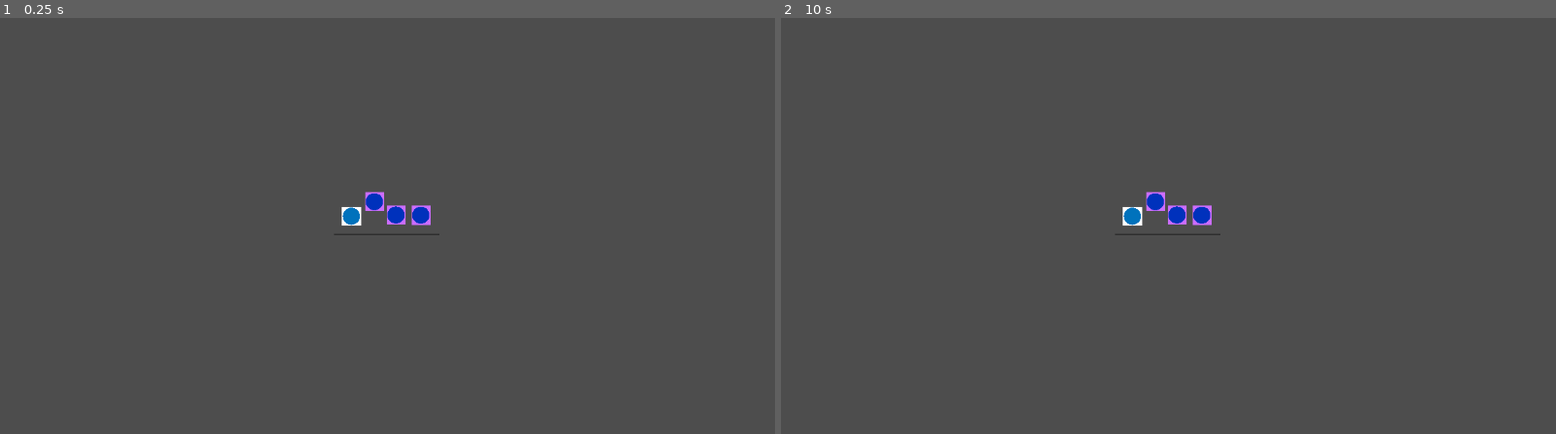
Above: before the commit, frames 1-2 (left to right).
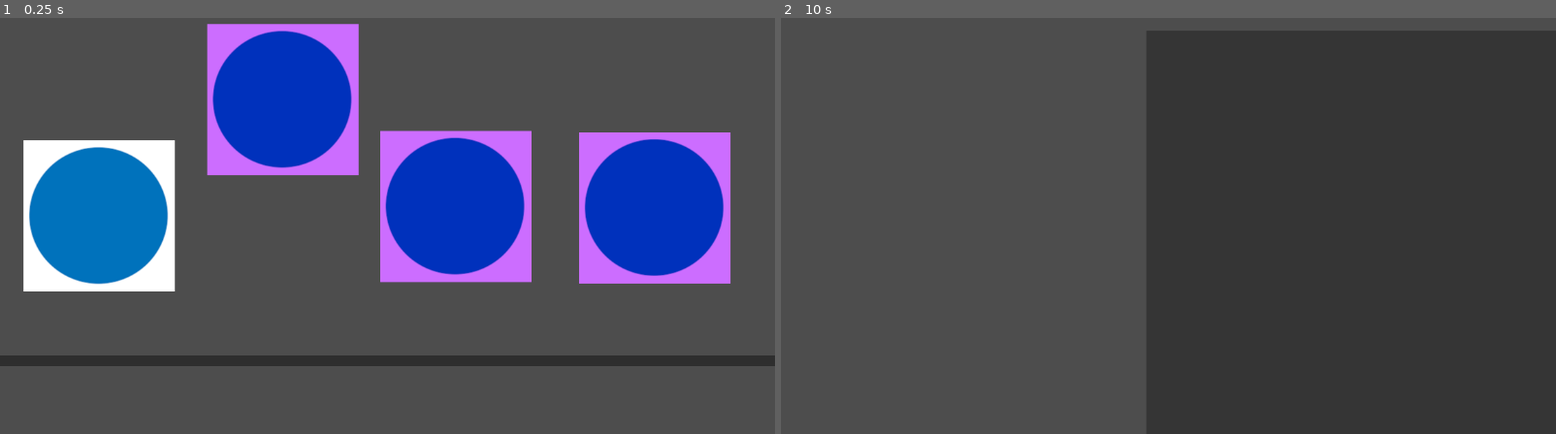
Above: after the commit, the same moments.

Repository: s-france/GGJ2024GoombaGame
Game: Godot game, scene res://scene2D.tscn
The game is run twice, just before and just after one commit, with the same random seed, the same clock (stepped at 60 frames per second) and the same inputs. This scene is started directly instead of the project's main scene.
Inputs:
- Up to frame 1 (0.25 s): no input
- Up to frame 2 (10 s): tap Enter at 0.5, 2, 3.5 s; tap Space at 1.25, 2.75, 4.25 s

The runs differ from the first frame. In frame 1, 31% of the frame differs, in the area x 0-100%, y 1-84%; in frame 2, 0.5%.

Commit message:
menu and p1 p2 wins scenes
-

Diff:
--- a/GoombaGame/Player.gd
+++ b/GoombaGame/Player.gd
@@ -43,7 +43,7 @@
 
 				col_amount += 1
 				if col_amount == 3:
-					get_tree().reload_current_scene()
+					get_tree().change_scene_to_file("res://p1wins.tscn")
 
 				KillPlayer(collision, collision.get_collider())
 
--- /dev/null
+++ b/GoombaGame/node_2d.tscn
@@ -0,0 +1,30 @@
+[gd_scene format=3 uid="uid://bko8pbgsb8pfv"]
+
+[node name="Node2D" type="Node2D"]
+
+[node name="ColorRect" type="ColorRect" parent="."]
+offset_left = 202.0
+offset_top = 102.0
+offset_right = 942.0
+offset_bottom = 496.0
+color = Color(0.156863, 0.156863, 0.156863, 1)
+
+[node name="Label" type="Label" parent="ColorRect"]
+layout_mode = 0
+offset_left = 263.0
+offset_top = 110.0
+offset_right = 435.0
+offset_bottom = 217.0
+text = "PLAYER 1 WINS!!!"
+
+[node name="OK" type="Button" parent="ColorRect"]
+layout_mode = 0
+offset_left = 248.0
+offset_top = 213.0
+offset_right = 404.0
+offset_bottom = 281.0
+text = "OK
+"
+
+[node name="Camera2D" type="Camera2D" parent="."]
+anchor_mode = 0
--- /dev/null
+++ b/GoombaGame/p1wins.gd
@@ -0,0 +1,10 @@
+extends Node2D
+
+
+# Called when the node enters the scene tree for the first time.
+func _ready():
+	$ColorRect/OK.grab_focus()
+
+
+func _on_ok_pressed():
+	get_tree().change_scene_to_file("res://menu.tscn")
--- /dev/null
+++ b/GoombaGame/p1wins.tscn
@@ -0,0 +1,36 @@
+[gd_scene load_steps=2 format=3 uid="uid://b8pqigqmm0djk"]
+
+[ext_resource type="Script" path="res://p1wins.gd" id="1_0gcwv"]
+
+[node name="p1wins" type="Node2D"]
+script = ExtResource("1_0gcwv")
+
+[node name="ColorRect" type="ColorRect" parent="."]
+offset_left = 202.0
+offset_top = 102.0
+offset_right = 942.0
+offset_bottom = 496.0
+color = Color(0.156863, 0.156863, 0.156863, 1)
+
+[node name="Label" type="Label" parent="ColorRect"]
+layout_mode = 0
+offset_left = 263.0
+offset_top = 110.0
+offset_right = 435.0
+offset_bottom = 217.0
+text = "PLAYER 1 WINS!!!"
+
+[node name="OK" type="Button" parent="ColorRect"]
+layout_mode = 0
+offset_left = 248.0
+offset_top = 213.0
+offset_right = 404.0
+offset_bottom = 281.0
+text = "OK
+"
+
+[node name="Camera2D" type="Camera2D" parent="."]
+anchor_mode = 0
+zoom = Vector2(3, 3)
+
+[connection signal="pressed" from="ColorRect/OK" to="." method="_on_ok_pressed"]
--- /dev/null
+++ b/GoombaGame/player2wins.gd
@@ -0,0 +1,10 @@
+extends Node2D
+
+
+# Called when the node enters the scene tree for the first time.
+func _ready():
+	$ColorRect/OK.grab_focus()
+
+
+func _on_ok_pressed():
+	get_tree().change_scene_to_file("res://menu.tscn")
--- /dev/null
+++ b/GoombaGame/player2wins.tscn
@@ -0,0 +1,37 @@
+[gd_scene load_steps=2 format=3 uid="uid://bbwypixploa7b"]
+
+[ext_resource type="Script" path="res://player2wins.gd" id="1_o4kw0"]
+
+[node name="Node2D" type="Node2D"]
+script = ExtResource("1_o4kw0")
+
+[node name="ColorRect" type="ColorRect" parent="."]
+offset_left = 181.0
+offset_top = 16.0
+offset_right = 942.0
+offset_bottom = 606.0
+color = Color(0.207843, 0.207843, 0.207843, 1)
+
+[node name="Label" type="Label" parent="ColorRect"]
+layout_mode = 0
+offset_left = 298.0
+offset_top = 271.0
+offset_right = 428.0
+offset_bottom = 313.0
+text = "PLAYER 2 WINS!!!
+"
+
+[node name="OK" type="Button" parent="ColorRect"]
+layout_mode = 0
+offset_left = 269.0
+offset_top = 355.0
+offset_right = 443.0
+offset_bottom = 451.0
+text = "OK
+"
+
+[node name="Camera2D" type="Camera2D" parent="."]
+anchor_mode = 0
+zoom = Vector2(3, 3)
+
+[connection signal="pressed" from="ColorRect/OK" to="." method="_on_ok_pressed"]
--- a/GoombaGame/project.godot
+++ b/GoombaGame/project.godot
@@ -32,6 +32,7 @@
 
 [display]
 
+window/size/mode=3
 window/size/initial_position_type=0
 
 [input]
@@ -75,59 +76,49 @@
 up_1={
 "deadzone": 0.5,
 "events": [Object(InputEventJoypadButton,"resource_local_to_scene":false,"resource_name":"","device":0,"button_index":11,"pressure":0.0,"pressed":true,"script":null)
-, Object(InputEventJoypadMotion,"resource_local_to_scene":false,"resource_name":"","device":0,"axis":3,"axis_value":-1.0,"script":null)
+, Object(InputEventJoypadMotion,"resource_local_to_scene":false,"resource_name":"","device":0,"axis":1,"axis_value":-1.0,"script":null)
 ]
 }
 down_1={
 "deadzone": 0.5,
 "events": [Object(InputEventJoypadButton,"resource_local_to_scene":false,"resource_name":"","device":0,"button_index":12,"pressure":0.0,"pressed":true,"script":null)
-, Object(InputEventJoypadMotion,"resource_local_to_scene":false,"resource_name":"","device":0,"axis":3,"axis_value":1.0,"script":null)
+, Object(InputEventJoypadMotion,"resource_local_to_scene":false,"resource_name":"","device":0,"axis":1,"axis_value":1.0,"script":null)
 ]
 }
 left_1={
 "deadzone": 0.5,
 "events": [Object(InputEventJoypadButton,"resource_local_to_scene":false,"resource_name":"","device":0,"button_index":13,"pressure":0.0,"pressed":true,"script":null)
-, Object(InputEventJoypadMotion,"resource_local_to_scene":false,"resource_name":"","device":0,"axis":2,"axis_value":-1.0,"script":null)
+, Object(InputEventJoypadMotion,"resource_local_to_scene":false,"resource_name":"","device":0,"axis":0,"axis_value":-1.0,"script":null)
 ]
 }
 right_1={
 "deadzone": 0.5,
 "events": [Object(InputEventJoypadButton,"resource_local_to_scene":false,"resource_name":"","device":0,"button_index":14,"pressure":0.0,"pressed":true,"script":null)
-, Object(InputEventJoypadMotion,"resource_local_to_scene":false,"resource_name":"","device":0,"axis":2,"axis_value":1.0,"script":null)
-]
-}
-jump_1={
-"deadzone": 0.5,
-"events": [Object(InputEventJoypadButton,"resource_local_to_scene":false,"resource_name":"","device":0,"button_index":1,"pressure":0.0,"pressed":true,"script":null)
+, Object(InputEventJoypadMotion,"resource_local_to_scene":false,"resource_name":"","device":0,"axis":0,"axis_value":1.0,"script":null)
 ]
 }
 up_2={
 "deadzone": 0.5,
 "events": [Object(InputEventJoypadButton,"resource_local_to_scene":false,"resource_name":"","device":1,"button_index":11,"pressure":0.0,"pressed":true,"script":null)
-, Object(InputEventJoypadMotion,"resource_local_to_scene":false,"resource_name":"","device":1,"axis":3,"axis_value":-1.0,"script":null)
+, Object(InputEventJoypadMotion,"resource_local_to_scene":false,"resource_name":"","device":1,"axis":1,"axis_value":-1.0,"script":null)
 ]
 }
 down_2={
 "deadzone": 0.5,
 "events": [Object(InputEventJoypadButton,"resource_local_to_scene":false,"resource_name":"","device":1,"button_index":12,"pressure":0.0,"pressed":true,"script":null)
-, Object(InputEventJoypadMotion,"resource_local_to_scene":false,"resource_name":"","device":1,"axis":3,"axis_value":1.0,"script":null)
+, Object(InputEventJoypadMotion,"resource_local_to_scene":false,"resource_name":"","device":1,"axis":1,"axis_value":1.0,"script":null)
 ]
 }
 left_2={
 "deadzone": 0.5,
 "events": [null, Object(InputEventJoypadButton,"resource_local_to_scene":false,"resource_name":"","device":1,"button_index":13,"pressure":0.0,"pressed":true,"script":null)
-, Object(InputEventJoypadMotion,"resource_local_to_scene":false,"resource_name":"","device":1,"axis":2,"axis_value":-1.0,"script":null)
+, Object(InputEventJoypadMotion,"resource_local_to_scene":false,"resource_name":"","device":1,"axis":0,"axis_value":-1.0,"script":null)
 ]
 }
 right_2={
 "deadzone": 0.5,
 "events": [Object(InputEventJoypadButton,"resource_local_to_scene":false,"resource_name":"","device":1,"button_index":14,"pressure":0.0,"pressed":true,"script":null)
-, Object(InputEventJoypadMotion,"resource_local_to_scene":false,"resource_name":"","device":1,"axis":2,"axis_value":1.0,"script":null)
-]
-}
-jump_2={
-"deadzone": 0.5,
-"events": [Object(InputEventJoypadButton,"resource_local_to_scene":false,"resource_name":"","device":1,"button_index":1,"pressure":0.0,"pressed":true,"script":null)
+, Object(InputEventJoypadMotion,"resource_local_to_scene":false,"resource_name":"","device":1,"axis":0,"axis_value":1.0,"script":null)
 ]
 }
 switch_to_left={
@@ -142,6 +133,16 @@
 , Object(InputEventJoypadMotion,"resource_local_to_scene":false,"resource_name":"","device":1,"axis":5,"axis_value":1.0,"script":null)
 ]
 }
+jump_1={
+"deadzone": 0.5,
+"events": [Object(InputEventJoypadButton,"resource_local_to_scene":false,"resource_name":"","device":0,"button_index":1,"pressure":0.0,"pressed":true,"script":null)
+]
+}
+jump_2={
+"deadzone": 0.5,
+"events": [Object(InputEventJoypadButton,"resource_local_to_scene":false,"resource_name":"","device":1,"button_index":1,"pressure":0.0,"pressed":true,"script":null)
+]
+}
 
 [rendering]
 
--- /dev/null
+++ b/GoombaGame/scene2D.gd
@@ -0,0 +1,17 @@
+extends Node2D
+
+@onready var timer_label: Label = $Label
+@onready var timer = $Timer
+# Called when the node enters the scene tree for the first time.
+
+func _ready():
+	timer.start()
+
+# Called every frame. 'delta' is the elapsed time since the previous frame.
+func _process(delta):
+	var time_left : int = timer.time_left + .9
+	timer_label.text = str(time_left)
+
+
+func _on_timer_timeout():
+	get_tree().change_scene_to_file("res://player2wins.tscn")# Replace with function body.
--- a/GoombaGame/scene2D.tscn
+++ b/GoombaGame/scene2D.tscn
@@ -1,6 +1,7 @@
-[gd_scene load_steps=7 format=3 uid="uid://ceqpurup3n5wt"]
+[gd_scene load_steps=8 format=3 uid="uid://ceqpurup3n5wt"]
 
 [ext_resource type="PackedScene" uid="uid://basgi7r75ho4u" path="res://player.tscn" id="1_f73e4"]
+[ext_resource type="Script" path="res://scene2D.gd" id="1_oev5n"]
 [ext_resource type="PackedScene" uid="uid://qewqeo0r63or" path="res://player2.tscn" id="2_7n67y"]
 [ext_resource type="Script" path="res://P2Controller.gd" id="2_dxr3p"]
 
@@ -14,6 +15,7 @@
 size = Vector2(4667, 102)
 
 [node name="World" type="Node2D"]
+script = ExtResource("1_oev5n")
 
 [node name="Platform" type="Panel" parent="."]
 offset_left = -633.0
@@ -54,7 +56,6 @@
 [node name="Camera2D" type="Camera2D" parent="."]
 position = Vector2(3, 6)
 scale = Vector2(1.59127, 0.923301)
-zoom = Vector2(0.125, 0.125)
 
 [node name="StaticBody2D3" type="StaticBody2D" parent="."]
 position = Vector2(-2830, 353)
@@ -87,3 +88,17 @@
 position = Vector2(1502, 1213)
 scale = Vector2(2.56, 1)
 shape = SubResource("RectangleShape2D_b7m48")
+
+[node name="Label" type="Label" parent="."]
+offset_left = -1770.0
+offset_top = -882.0
+offset_right = 1781.0
+offset_bottom = -405.0
+horizontal_alignment = 1
+vertical_alignment = 1
+
+[node name="Timer" type="Timer" parent="."]
+wait_time = 10.0
+one_shot = true
+
+[connection signal="timeout" from="Timer" to="." method="_on_timer_timeout"]
--- /dev/null
+++ b/GoombaGame/timer.tscn
@@ -0,0 +1,9 @@
+[gd_scene format=3 uid="uid://64gfg5psbwng"]
+
+[node name="Timer" type="Control"]
+layout_mode = 3
+anchors_preset = 15
+anchor_right = 1.0
+anchor_bottom = 1.0
+grow_horizontal = 2
+grow_vertical = 2
